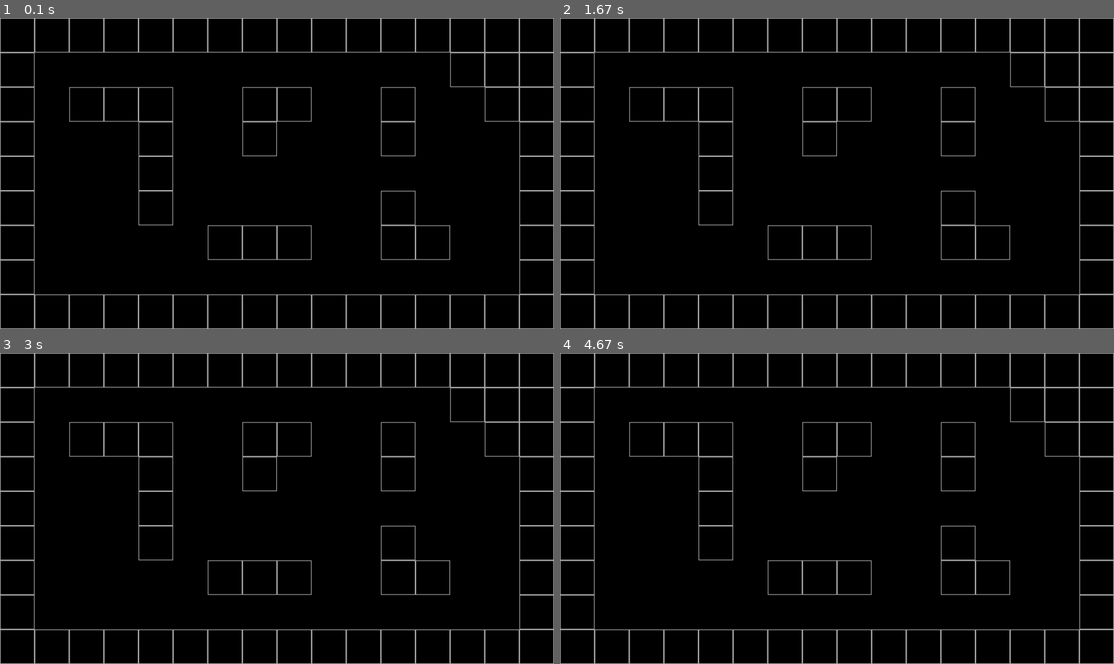
Above: before the commit, frames 1-4 (two rows, left to right).
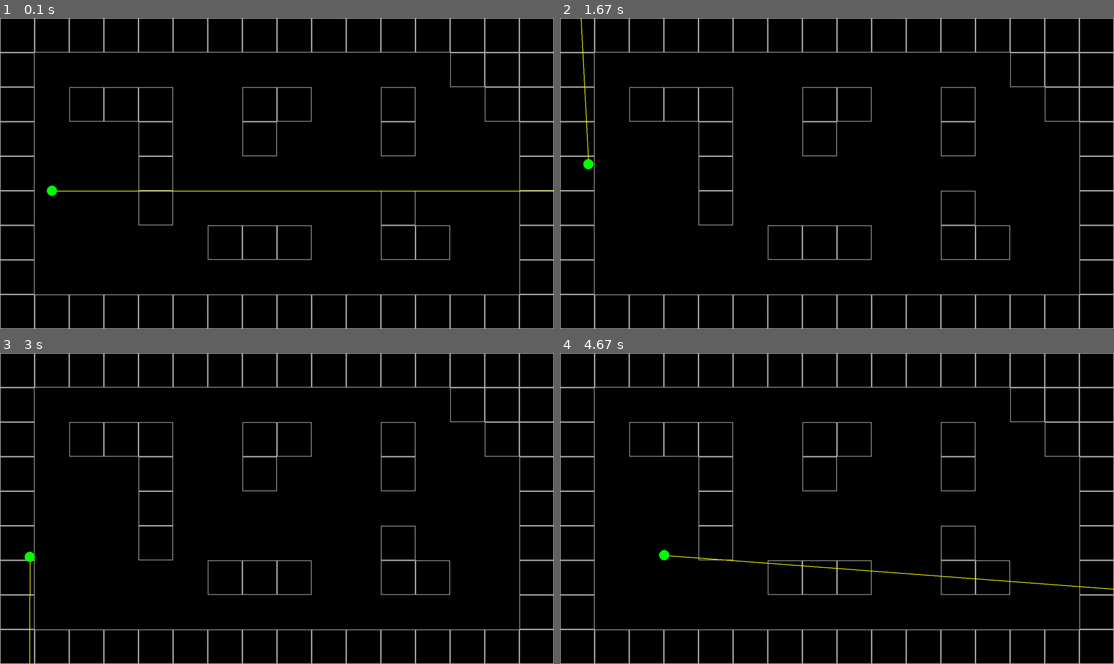
Above: after the commit, the same moments.

Repository: tonigotev/Doom-pygame
Game: pygame game, started from gamefiles/main.py
Same seed, same stepped clock (60 frames per second), same inputs: the game is played once before the commit and once after it.
Inputs:
- Up to frame 1 (0.1 s): no input
- Up to frame 2 (1.67 s): tap W at 0.33 s; hold Right 0.67-1.13 s; hold D 0.67-1.13 s; hold Right 1.17-1.63 s; hold D 1.17-1.63 s
- Up to frame 3 (3 s): hold Left 1.67-2.2 s; hold A 1.67-2.2 s; hold Left 2.23-2.63 s; hold A 2.23-2.63 s; hold Right from 2.67 s (still down); hold D from 2.67 s (still down)
- Up to frame 4 (4.67 s): release Right at 3.3 s; release D at 3.3 s; hold Shift 3.33-3.8 s; hold Left 3.33-3.8 s; hold A 3.33-3.8 s; hold Left 3.83-4.3 s; hold A 3.83-4.3 s; hold Right from 4.33 s (still down); hold D from 4.33 s (still down)

The runs differ from the first frame. In frame 1, 0.4% of the frame differs, in the area x 8-100%, y 53-58%; in frame 2, 0.2%; in frame 3, 0.1%; in frame 4, 0.4%.

Commit message:
Added player movement(basic)

Diff:
--- a/gamefiles/main.py
+++ b/gamefiles/main.py
@@ -2,6 +2,7 @@
 import sys
 from settings import *
 from map import Map
+from player import Player
 pg.init()
 
 
@@ -10,20 +11,24 @@
         pg.init()
         self.screen = pg.display.set_mode((WIDTH, HEIGHT))
         self.clock = pg.time.Clock()
+        self.frame_time = 1
         self.newgame()
         self.running = True
 
     def newgame(self):
         self.map = Map(self)
+        self.player = Player(self)
 
     def update(self):
+        self.player.update()
         pg.display.flip()
-        self.clock.tick(FPS)
+        self.frame_time = self.clock.tick(FPS)
         pg.display.set_caption(f'{self.clock.get_fps()}')
 
     def draw(self):
         self.screen.fill('black')
         self.map.draw()
+        self.player.draw()
 
     def check_events(self):
         for event in pg.event.get():
--- a/gamefiles/map.py
+++ b/gamefiles/map.py
@@ -1,31 +1,24 @@
 import pygame as pg
 
 _=False
-mini_map = [
-    [1, 1, 1, 1, 1, 1, 1, 1, 1, 1, 1, 1, 1, 1, 1, 1],
-    [1, _, _, _, _, _, _, _, _, _, _, _, _, 1, 1, 1],
-    [1, _, 1, 1, 1, _, _, 1, 1, _, _, 1, _, _, 1, 1],
-    [1, _, _, _, 1, _, _, 1, _, _, _, 1, _, _, _, 1],
-    [1, _, _, _, 1, _, _, _, _, _, _, _, _, _, _, 1],
-    [1, _, _, _, 1, _, _, _, _, _, _, 1, _, _, _, 1],
-    [1, _, _, _, _, _, 1, 1, 1, _, _, 1, 1, _, _, 1],
-    [1, _, _, _, _, _, _, _, _, _, _, _, _, _, _, 1],
-    [1, 1, 1, 1, 1, 1, 1, 1, 1, 1, 1, 1, 1, 1, 1, 1],
-]
 
 class Map:
     def __init__(self, game):
         self.game = game
-        self.mini_map = mini_map
-        self.world_map = {}
-        self.get_map()
+        self.mini_map = [
+            [1, 1, 1, 1, 1, 1, 1, 1, 1, 1, 1, 1, 1, 1, 1, 1],
+            [1, _, _, _, _, _, _, _, _, _, _, _, _, 1, 1, 1],
+            [1, _, 1, 1, 1, _, _, 1, 1, _, _, 1, _, _, 1, 1],
+            [1, _, _, _, 1, _, _, 1, _, _, _, 1, _, _, _, 1],
+            [1, _, _, _, 1, _, _, _, _, _, _, _, _, _, _, 1],
+            [1, _, _, _, 1, _, _, _, _, _, _, 1, _, _, _, 1],
+            [1, _, _, _, _, _, 1, 1, 1, _, _, 1, 1, _, _, 1],
+            [1, _, _, _, _, _, _, _, _, _, _, _, _, _, _, 1],
+            [1, 1, 1, 1, 1, 1, 1, 1, 1, 1, 1, 1, 1, 1, 1, 1],
+        ]
 
-    def get_map(self):
+    def draw(self):
         for j, row in enumerate(self.mini_map):
             for i, value in enumerate(row):
                 if value:
-                    self.world_map[(i, j)] = value
-
-    def draw(self):
-        [pg.draw.rect(self.game.screen, 'darkgray', (pos[0] * 100, pos[1] * 100, 100, 100), 2)
-         for pos in self.world_map]
+                    pg.draw.rect(self.game.screen, 'darkgray', (i * 100, j * 100, 100, 100), 2)
--- a/gamefiles/player.py
+++ b/gamefiles/player.py
@@ -0,0 +1,80 @@
+from settings import *
+import pygame as pg
+import math
+
+
+class Player:
+    def __init__(self, game):
+        self.game = game
+        self.x, self.y = PLAYER_POS
+        self.angle = PLAYER_ANGLE
+
+    def movement(self):
+        keys = pg.key.get_pressed()
+
+        sin_a = math.sin(self.angle)
+        cos_a = math.cos(self.angle)
+        dx, dy = 0, 0
+        if keys[pg.K_LSHIFT]:
+            speed = PLAYER_SPEED * self.game.frame_time * 2
+        else:
+            speed = PLAYER_SPEED * self.game.frame_time
+        speed_sin = speed * sin_a
+        speed_cos = speed * cos_a
+
+        num_key_pressed = -1
+        if keys[pg.K_w]:
+            num_key_pressed += 1
+            dx += speed_cos
+            dy += speed_sin
+        if keys[pg.K_s]:
+            num_key_pressed += 1
+            dx += -speed_cos
+            dy += -speed_sin
+        if keys[pg.K_a]:
+            num_key_pressed += 1
+            dx += speed_sin
+            dy += -speed_cos
+        if keys[pg.K_d]:
+            num_key_pressed += 1
+            dx += -speed_sin
+            dy += speed_cos
+
+        self.x += dx
+        self.y += dy
+
+        if keys[pg.K_LEFT]:
+            self.angle -= PLAYER_ROT_SPEED * self.game.frame_time
+        if keys[pg.K_RIGHT]:
+            self.angle += PLAYER_ROT_SPEED * self.game.frame_time
+        self.angle %= math.tau
+
+        # # diag move correction
+        # if num_key_pressed:
+        #     dx *= self.diag_move_corr
+        #     dy *= self.diag_move_corr
+
+        # self.check_wall_collision(dx, dy)
+
+        # # if keys[pg.K_LEFT]:
+        # #     self.angle -= PLAYER_ROT_SPEED * self.game.frame_time
+        # # if keys[pg.K_RIGHT]:
+        # #     self.angle += PLAYER_ROT_SPEED * self.game.frame_time
+        # self.angle %= math.tau
+
+    def draw(self):
+        pg.draw.line(self.game.screen, 'yellow', (self.x * 100, self.y * 100),
+                    (self.x * 100 + WIDTH * math.cos(self.angle),
+                    self.y * 100 + WIDTH * math. sin(self.angle)), 2)
+        pg.draw.circle(self.game.screen, 'green', (self.x * 100, self.y * 100), 15)
+
+    def update(self):
+        self.movement()
+
+    @property
+    def pos(self):
+        return self.x, self.y
+
+    @property
+    def mapposition(self):
+        return int(self.x), int(self.y)
--- a/gamefiles/settings.py
+++ b/gamefiles/settings.py
@@ -1,2 +1,7 @@
 RES = WIDTH, HEIGHT = 1600, 900
 FPS = 60
+
+PLAYER_POS = 1.5, 5
+PLAYER_ANGLE = 0
+PLAYER_SPEED = 0.004
+PLAYER_ROT_SPEED = 0.005
